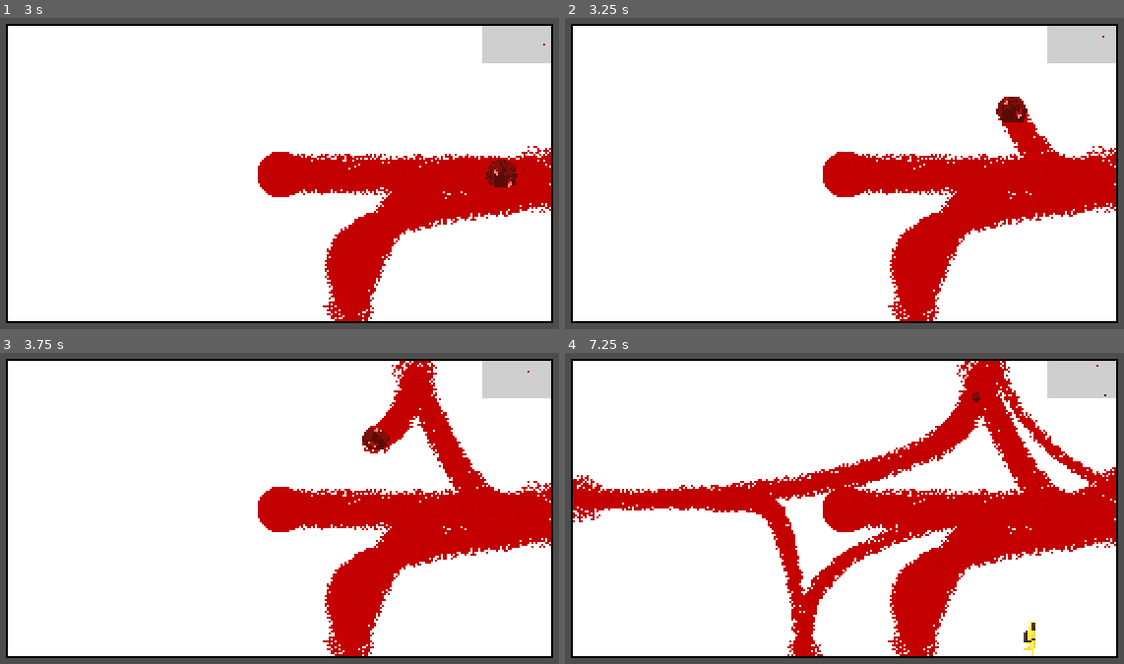
Above: before the commit, frames 1-4 (two rows, left to right).
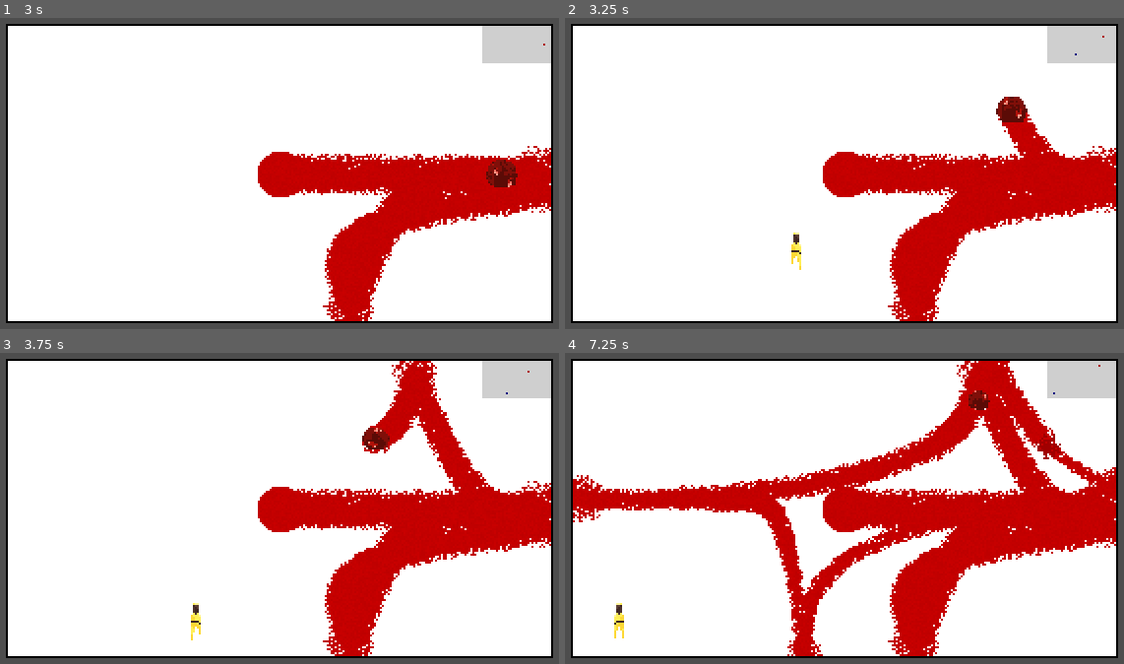
Above: after the commit, the same moments.

Repository: fawfle/blood-jam-cu
Game: Godot game, scene res://scenes/main.tscn
Same seed, same stepped clock (60 frames per second), same inputs: the game is played once before the commit and once after it.
Inputs:
- Up to frame 1 (3 s): tap Enter at 0.5, 1.35 s; hold D (right) 0.53-1.28 s; tap Shift (dash) at 0.6 s; hold S (backward) 1.28-2.03 s; hold D (right) 2.03-2.78 s; tap Backspace at 2.1 s; hold W (forward) from 2.78 s (still down); tap 0 at 2.85 s
- Up to frame 2 (3.25 s): keep holding W (forward)
- Up to frame 3 (3.75 s): release W (forward) at 3.53 s; hold A (left) from 3.53 s (still down); tap 9 at 3.6 s
- Up to frame 4 (7.25 s): tap one key every 0.75 s from 4.35 s: Shift (dash) Enter Backspace 0; release A (left) at 5.03 s; hold S (backward) 5.03-5.78 s; hold D (right) 5.78-6.53 s; hold W (forward) from 6.53 s (still down)

Frame 1 is identical in both runs. In frame 2, 0.1% of the frame differs, in the area x 40-92%, y 11-82%; in frame 3, 0.1%; in frame 4, 1.2%, in the area x 8-97%, y 2-98%.

Commit message:
slight tweak to spawn timer

Diff:
--- a/scenes/main.gd
+++ b/scenes/main.gd
@@ -20,7 +20,7 @@
 
 ## number of times rooms resized
 var resize_number: int = 1
-var enemy_spawn_time: float = 4
+var enemy_spawn_time: float = 3
 var enemy_spawn_timer: float = 0.0
 
 var fodder_scene: PackedScene = preload("res://scenes/enemies/fodder/fodder.tscn")
